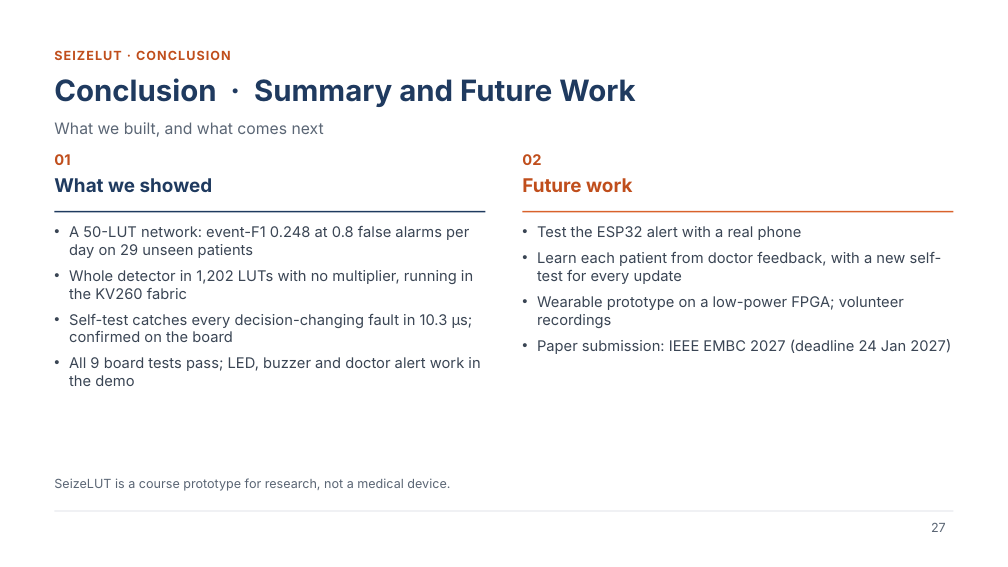
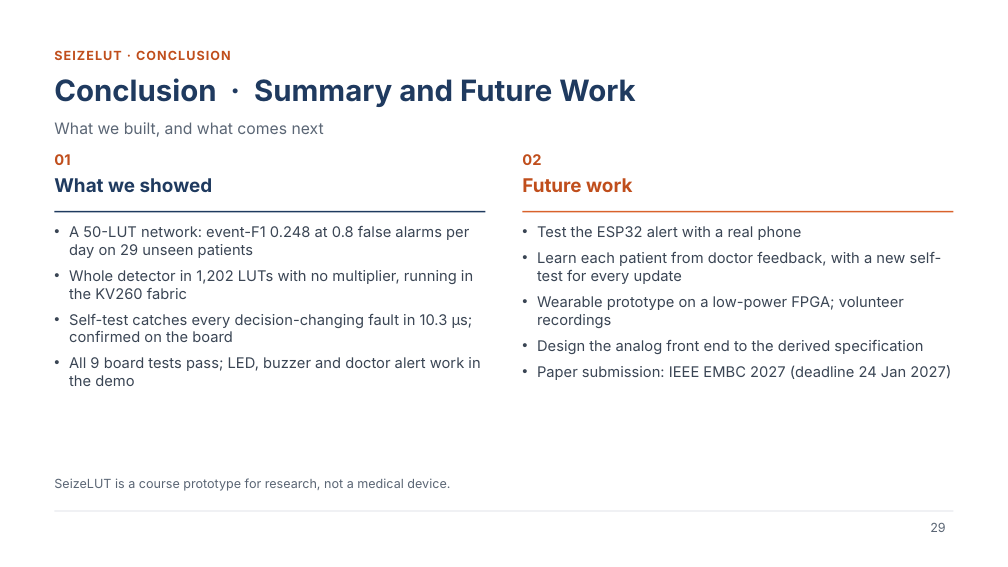
Before and after one commit to chaithr45/Final_year_proj, a slide deck: slide 29 of reports/ec418/out/SeizeLUT_EC418_Presentation.pptx (slide 27 before the commit). Drawn at 1008x567 pixels with LibreOffice and Linux fonts; fonts in the diff are those of the drawing. Boxes give left, top, right and bottom in pixels: in the first picture for what was removed or moved away, otherwise in the second. Text is boxed around its words. In the diff, an @@ line names an element or a change of style, - is before the commit and + after.

```diff
--- a/reports/ec418/out/SeizeLUT_EC418_Presentation.pptx
+++ b/reports/ec418/out/SeizeLUT_EC418_Presentation.pptx
@@ text at [537,340,923,354]: paragraph added @@
+• Design the analog front end to the derived specification
@@ page number at [930,523,945,532]: text changed @@
-27
+29
```
Also in this commit, not shown: 2 other slides changed, 2 slides added, 9 other files.
